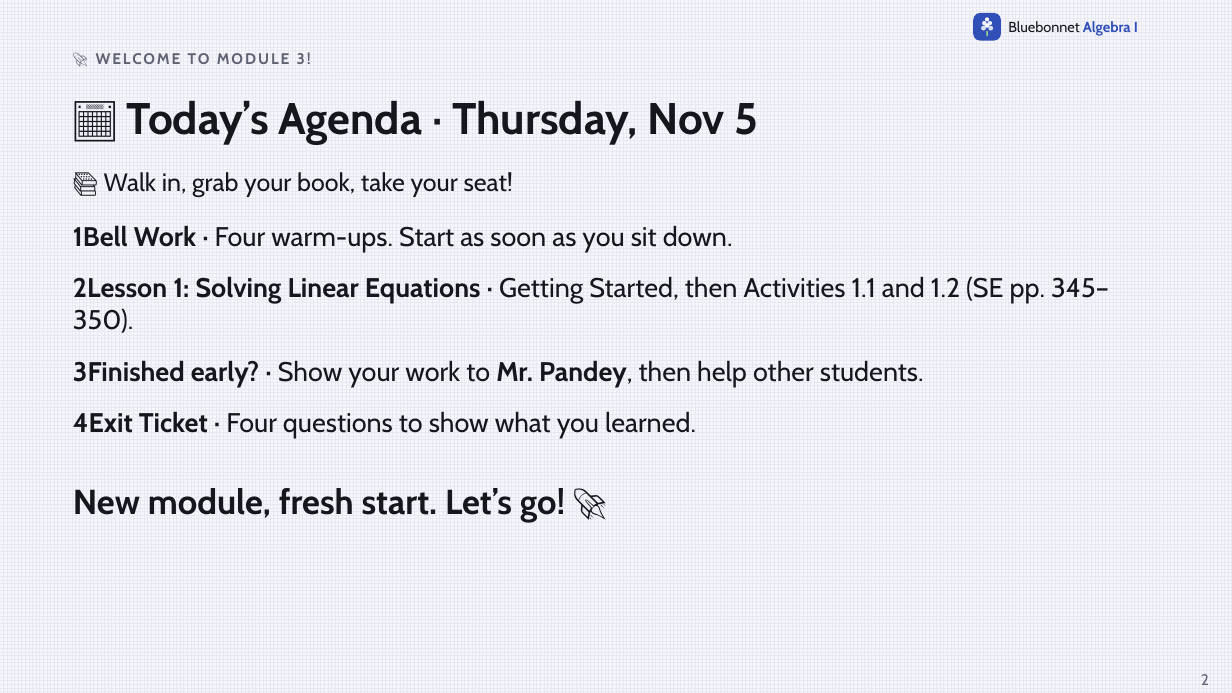
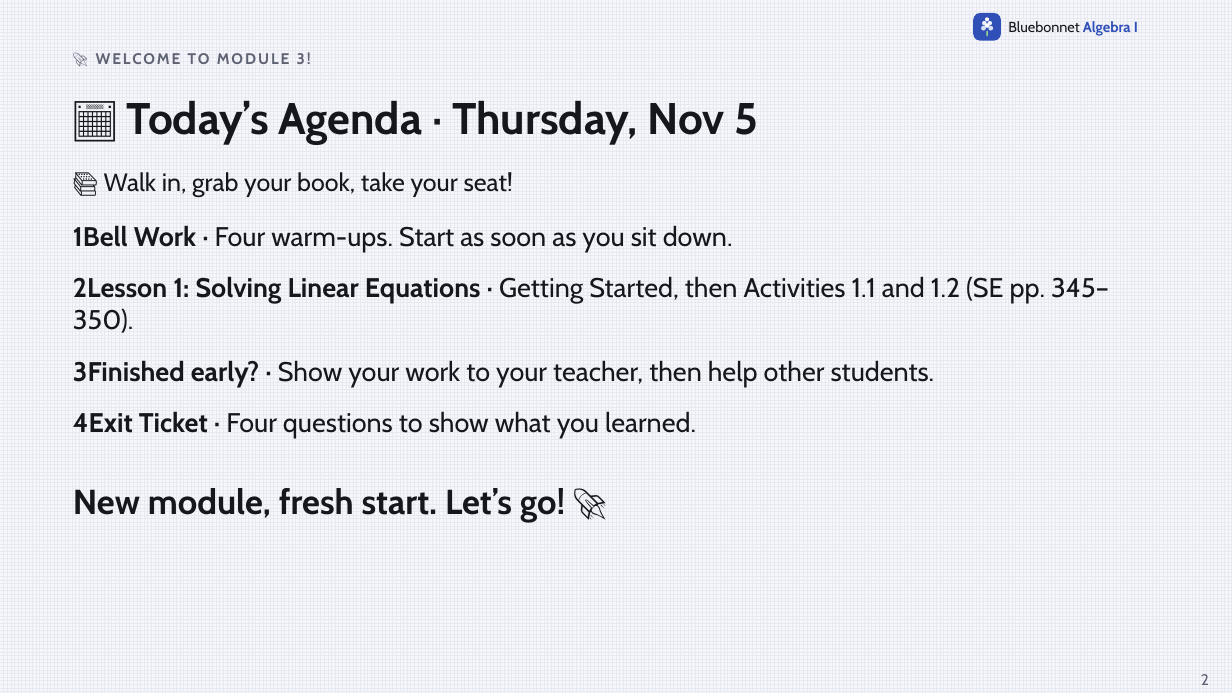
Before and after one commit to Apolloat2022/Algebra1M2U1L4, a slide deck: slide 2 of IEP/m3t1-lesson1-solving-linear-equations-IEP.pptx. Drawn at 1232x693 pixels with LibreOffice and Linux fonts; fonts in the diff are those of the drawing. Boxes give left, top, right and bottom in pixels: in the first picture for what was removed or moved away, otherwise in the second. Text is boxed around its words. In the diff, an @@ line names an element or a change of style, - is before the commit and + after.

```diff
--- a/IEP/m3t1-lesson1-solving-linear-equations-IEP.pptx
+++ b/IEP/m3t1-lesson1-solving-linear-equations-IEP.pptx
@@ text at [73,360,935,387]: text changed @@
-3Finished early? · Show your work to Mr. Pandey, then help other students.
+3Finished early? · Show your work to your teacher, then help other students.
```
Also in this commit, not shown: 33 other files.
